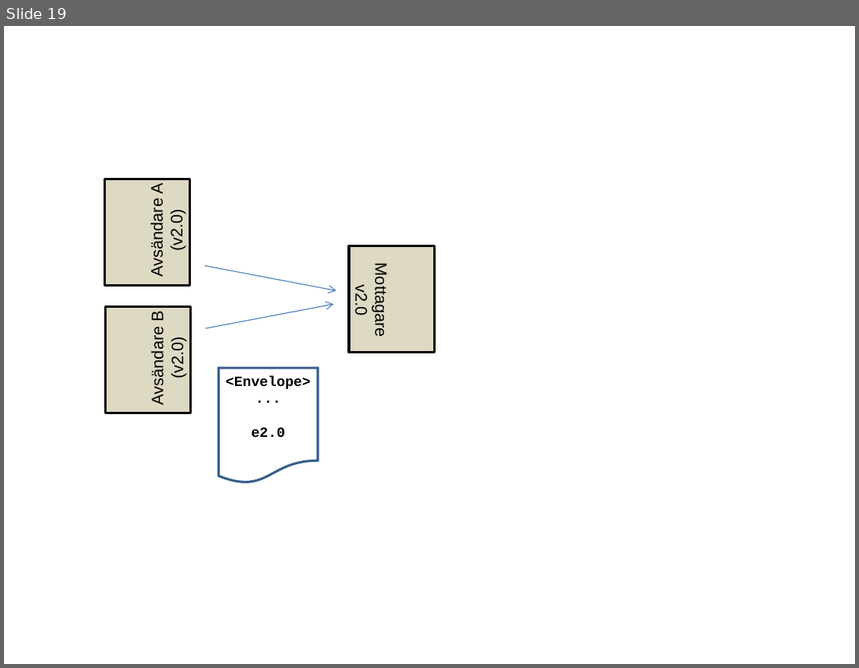
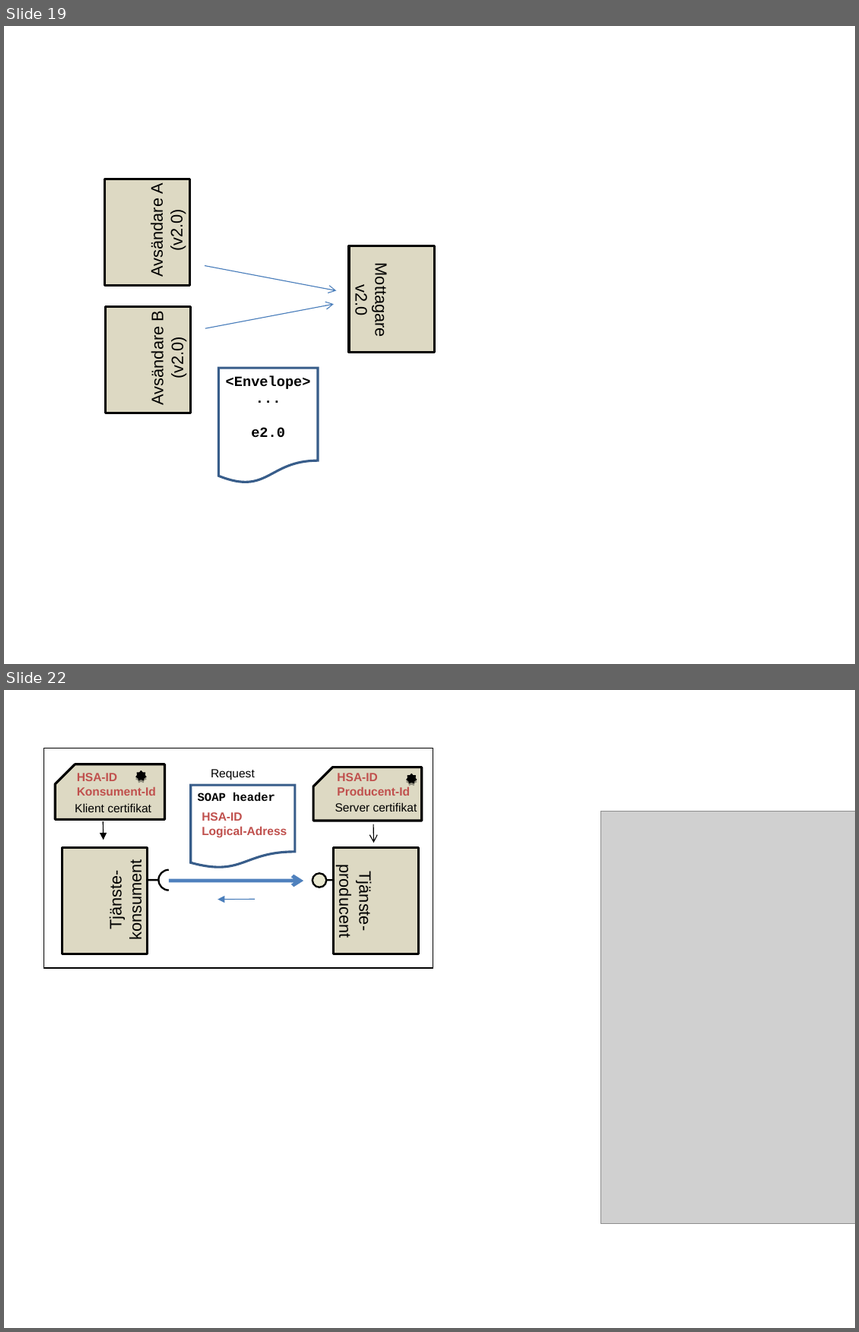
Before and after one commit to admstar/rivta, a slide deck: Profile/trunk/Documents/arbetsdokument/RIV-forvaltning, Illustrationer.ppt. Shown one above the other, each under a label of ours: slide 19 before the commit, slides 19 and 22 after it; the slides between them are not shown. The pictures are 859x668 and 859x1332 pixels, drawn with LibreOffice and Linux fonts; fonts in the diff are those of the drawing; grey boxes stand for pictures. Boxes give left, top, right and bottom in pixels: in the first picture for what was removed or moved away, otherwise in the second. Text is boxed around its words. In the diff, an @@ line names an element or a change of style, - is before the commit and + after.

```diff
--- a/Profile/trunk/Documents/arbetsdokument/RIV-forvaltning, Illustrationer.ppt
+++ b/Profile/trunk/Documents/arbetsdokument/RIV-forvaltning, Illustrationer.ppt
@@ slide 22 added at (x1=4, y1=690, x2=855, y2=1328), background #FFFFFF @@
@@ group added at (x1=44, y1=749, x2=433, y2=968): 9 texts, 6 freeform shapes, 4 arrows, 3 rectangles, 2 lines, 1 ellipse, 1 flow chart document @@
+Tjänste-
+konsument
+Tjänste-
+producent
+Klient certifikat
+Server certifikat
+HSA-ID
+Konsument-Id
+Request
+SOAP header
+HSA-ID
+Logical-Adress
+HSA-ID
+Producent-Id
@@ picture added at (x1=601, y1=811, x2=855, y2=1224) @@
```
Also in this commit, not shown: 4 slides changed, 6 other slides added.
